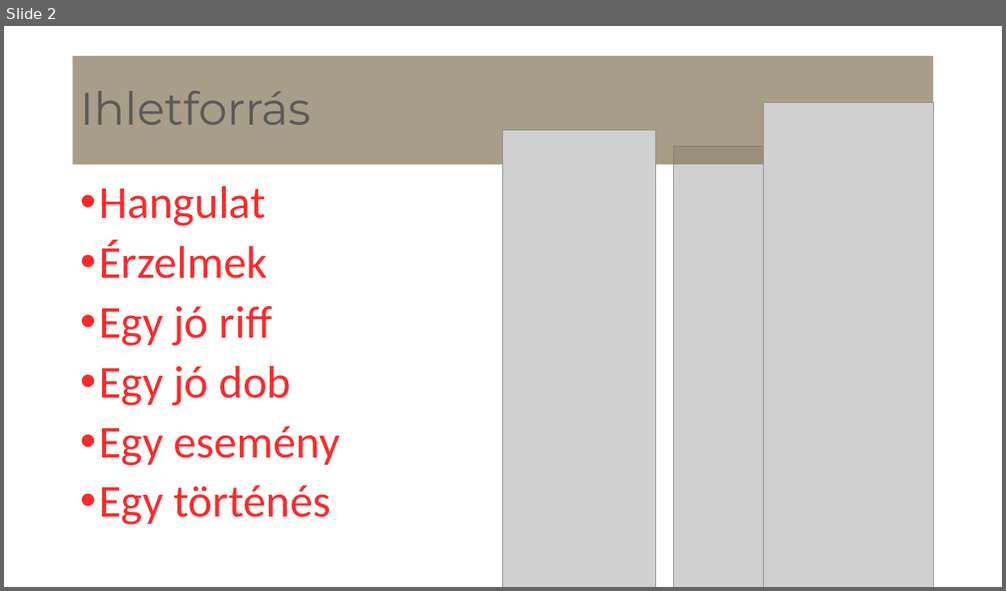
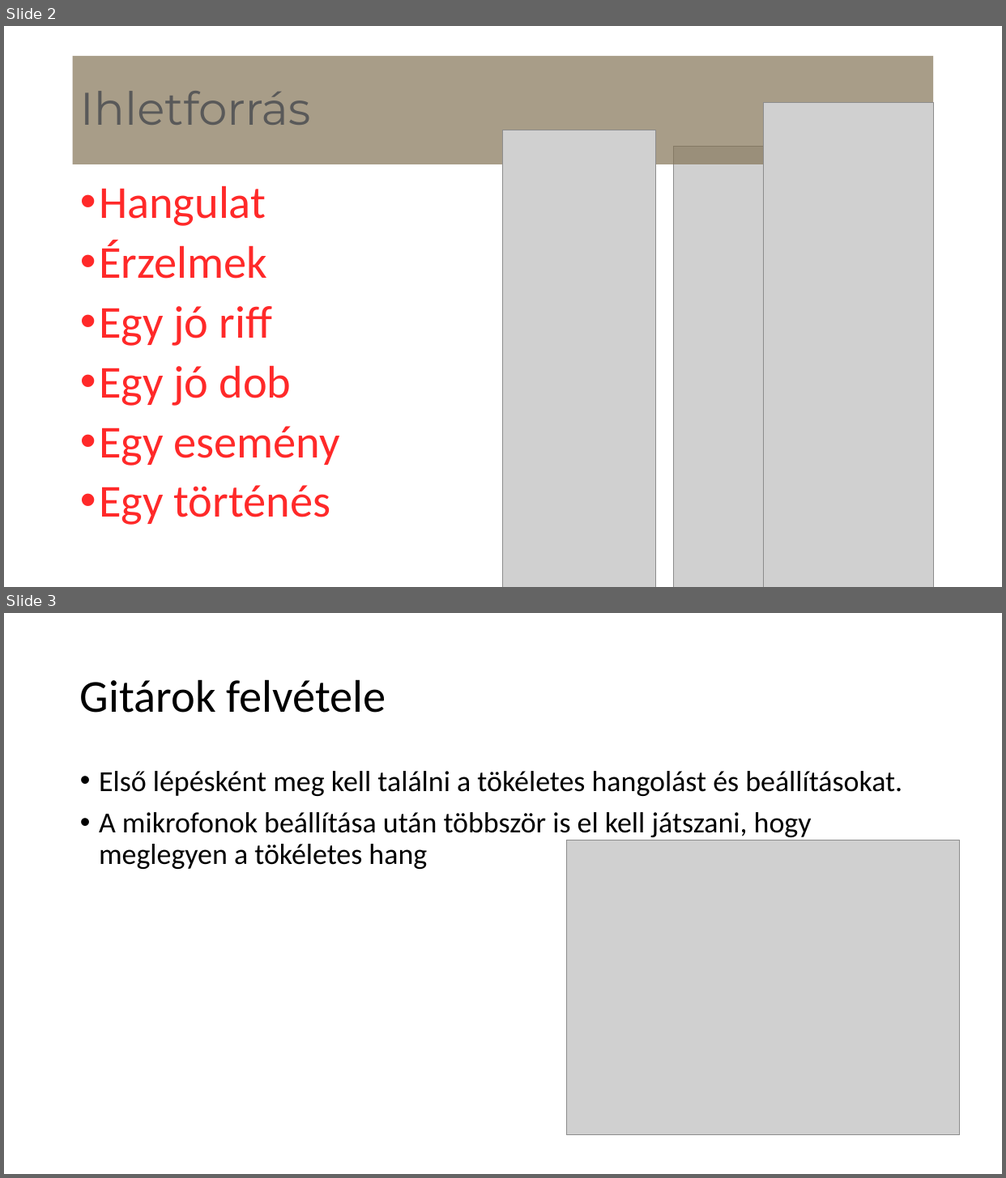
Before and after one commit to ellenaron/zenekeszites, a slide deck: zenekeszites.pptx. Shown one above the other, each under a label of ours: slide 2 before the commit, slides 2 and 3 after it. The pictures are 1006x591 and 1006x1178 pixels, drawn with LibreOffice and Linux fonts; fonts in the diff are those of the drawing; grey boxes stand for pictures; background and template pictures are left out. Boxes give left, top, right and bottom in pixels: in the first picture for what was removed or moved away, otherwise in the second. Text is boxed around its words. In the diff, an @@ line names an element or a change of style, - is before the commit and + after.

Commit message:
én
né

```diff
--- a/zenekeszites.pptx
+++ b/zenekeszites.pptx
@@ slide 3 added at (x1=4, y1=613, x2=1002, y2=1174), background picture (left out) @@
@@ title added at (x1=80, y1=679, x2=386, y2=713), 44 pt, text #000000 @@
+Gitárok felvétele
@@ text added at (x1=99, y1=771, x2=902, y2=869), 28 pt, text #000000 @@
+• Első lépésként meg kell találni a tökéletes hangolást és beállításokat.
+• A mikrofonok beállítása után többször is el kell játszani, hogy meglegyen a tökéletes hang
@@ picture added at (x1=567, y1=841, x2=960, y2=1135) @@
```
Also in this commit, not shown: 3 other slides added.
